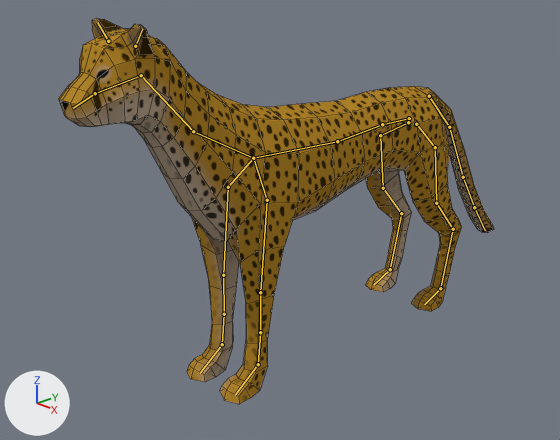
A saved change to the Blender file Assets/Art/3D/Cheetah/Cheetah_Blender.blend.
Both versions are drawn from a 50 mm camera at (3.65, -4.11, 2.9) aimed at (-0.26, -0.38, 0.92). Arrows for +X, +Y and +Z are at lower left; the lights stay in place. The picture after the commit comes second. Both versions are drawn at frame 1 of the action 'Cheetah_Jump'; the numbers are the values there. The bones that change, and the others that lie on the model, are drawn over the model as lines. Mesh edges are drawn as thin lines.

In view in the first picture: 'Cheetah'.
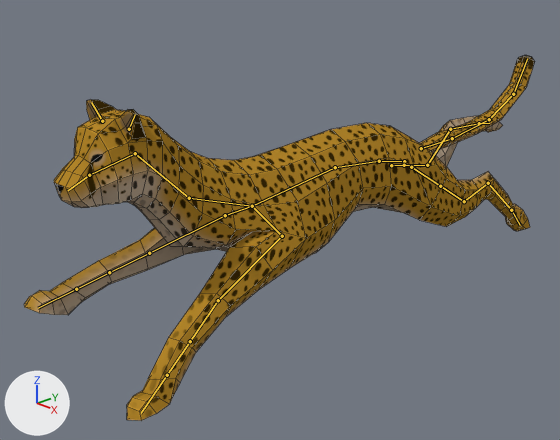
The change in detail:
Bone 'Hip' (bone_hip) moves from (0.0, 0.0, 0.0) to (0.0, 0.024, 0.345).
Bone 'Hip' (bone_hip) turns from (0, 0, 0) to (-11, 0, 0) degrees about its own x, y and z.
Bone 'Spine.001' (bone_spine_001) turns from (0, 0, 0) to (1, 0, 0) degrees about its own x, y and z.
Bone 'Spine.002' (bone_spine_002) turns from (0, 0, 0) to (20, 0, 0) degrees about its own x, y and z.
Bone 'Neck.002' (bone_neck_002) turns from (0, 0, 0) to (-6, 0, 0) degrees about its own x, y and z.
Bone 'Head' (bone_head) turns from (0, 0, 0) to (-3, 0, 0) degrees about its own x, y and z.
Bone 'FrontLeg.001.R' (bone_frontleg_001_r) turns from (0, 0, 0) to (0, 1, 24) degrees about its own x, y and z.
Bone 'FrontLeg.002.R' (bone_frontleg_002_r) turns from (0, 0, 0) to (-83, -2, -21) degrees about its own x, y and z.
Bone 'FrontLeg.003.R' (bone_frontleg_003_r) turns from (0, 0, 0) to (-5, 2, 0) degrees about its own x, y and z.
Bone 'FrontLeg.004.R' (bone_frontleg_004_r) turns from (0, 0, 0) to (6, -2, -1) degrees about its own x, y and z.
Bone 'FrontLeg.005.R' (bone_frontleg_005_r) turns from (0, 0, 0) to (49, 5, 7) degrees about its own x, y and z.
Bone 'FrontLeg.001.L' (bone_frontleg_001_l) turns from (0, 0, 0) to (6, 23, -21) degrees about its own x, y and z.
Bone 'FrontLeg.002.L' (bone_frontleg_002_l) turns from (0, 0, 0) to (-91, -7, 9) degrees about its own x, y and z.
Bone 'FrontLeg.003.L' (bone_frontleg_003_l) turns from (0, 0, 0) to (8, 7, 4) degrees about its own x, y and z.
Bone 'FrontLeg.004.L' (bone_frontleg_004_l) turns from (0, 0, 0) to (7, 11, 1) degrees about its own x, y and z.
Bone 'FrontLeg.005.L' (bone_frontleg_005_l) turns from (0, 0, 0) to (49, -9, -11) degrees about its own x, y and z.
Bone 'BackLeg.001.R' (bone_backleg_001_r) moves from (0.0, 0.0, 0.0) to (0.29, 0.176, 0.067).
Bone 'BackLeg.001.R' (bone_backleg_001_r) turns from (0, 0, 0) to (48, -34, -10) degrees about its own x, y and z.
Bone 'BackLeg.002.R' (bone_backleg_002_r) turns from (0, 0, 0) to (18, -10, 6) degrees about its own x, y and z.
Bone 'BackLeg.003.R' (bone_backleg_003_r) turns from (0, 0, 0) to (20, 2, 6) degrees about its own x, y and z.
Bone 'BackLeg.004.R' (bone_backleg_004_r) turns from (0, 0, 0) to (7, -1, 3) degrees about its own x, y and z.
Bone 'BackLeg.005.R' (bone_backleg_005_r) turns from (0, 0, 0) to (51, 0, 1) degrees about its own x, y and z.
Bone 'Tail.001' (bone_tail_001) moves from (0.0, 0.0, 0.0) to (0.0, 0.246, -0.351).
Bone 'Tail.001' (bone_tail_001) turns from (0, 0, 0) to (45, 0, 0) degrees about its own x, y and z.
Bone 'Tail.002' (bone_tail_002) turns from (0, 0, 0) to (23, 0, 0) degrees about its own x, y and z.
Bone 'Tail.003' (bone_tail_003) turns from (0, 0, 0) to (12, 0, 0) degrees about its own x, y and z.
Bone 'Tail.004' (bone_tail_004) turns from (0, 0, 0) to (30, 0, 0) degrees about its own x, y and z.
Bone 'BackLeg.001.L' (bone_backleg_001_l) moves from (0.0, 0.0, 0.0) to (-0.29, 0.176, 0.067).
Bone 'BackLeg.001.L' (bone_backleg_001_l) turns from (0, 0, 0) to (31, 18, 3) degrees about its own x, y and z.
Bone 'BackLeg.002.L' (bone_backleg_002_l) turns from (0, 0, 0) to (19, 7, -5) degrees about its own x, y and z.
Bone 'BackLeg.003.L' (bone_backleg_003_l) turns from (0, 0, 0) to (6, -1, -4) degrees about its own x, y and z.
Bone 'BackLeg.004.L' (bone_backleg_004_l) turns from (0, 0, 0) to (4, 1, -3) degrees about its own x, y and z.
Bone 'BackLeg.005.L' (bone_backleg_005_l) turns from (0, 0, 0) to (46, 0, 0) degrees about its own x, y and z.

What differs and where, as boxes (x1, y1, x2, y2) in the pictures (560 x 440 px):
'Cheetah', posed (17% wider): before (58, 19, 494, 404); after (24, 55, 535, 420)
bone 'Hip', root to tip: before (409, 118) to (382, 124); after (404, 161) to (379, 161)
bone 'Spine.001', root to tip: before (382, 124) to (337, 141); after (379, 161) to (335, 167)
bone 'Spine.002', root to tip: before (337, 141) to (253, 158); after (335, 167) to (252, 206)
bone 'Neck.002', root to tip: before (193, 131) to (141, 75); after (189, 198) to (135, 153)
bone 'Head', root to tip: before (141, 75) to (95, 93); after (135, 153) to (89, 175)
bone 'FrontLeg.001.R', root to tip: before (253, 158) to (228, 187); after (252, 206) to (225, 215)
bone 'FrontLeg.002.R', root to tip: before (228, 187) to (223, 275); after (225, 215) to (149, 253)
bone 'FrontLeg.003.R', root to tip: before (223, 275) to (224, 314); after (149, 253) to (109, 272)
bone 'FrontLeg.004.R', root to tip: before (224, 314) to (222, 344); after (109, 272) to (76, 289)
bone 'FrontLeg.005.R', root to tip: before (222, 344) to (200, 373); after (76, 289) to (38, 308)
bone 'FrontLeg.001.L', root to tip: before (253, 158) to (267, 200); after (252, 206) to (282, 236)
bone 'FrontLeg.002.L', root to tip: before (267, 200) to (260, 292); after (282, 236) to (218, 300)
bone 'FrontLeg.003.L', root to tip: before (260, 292) to (260, 332); after (218, 300) to (190, 341)
bone 'FrontLeg.004.L', root to tip: before (260, 332) to (258, 364); after (190, 341) to (167, 375)
bone 'FrontLeg.005.L', root to tip: before (258, 364) to (235, 395); after (167, 375) to (141, 413)
bone 'BackLeg.001.R', root to tip: before (408, 122) to (380, 135); after (404, 165) to (391, 165)
bone 'BackLeg.002.R', root to tip: before (380, 135) to (383, 188); after (391, 165) to (427, 165)
bone 'BackLeg.003.R', root to tip: before (383, 188) to (401, 213); after (427, 165) to (450, 129)
bone 'BackLeg.004.R', root to tip: before (401, 213) to (390, 269); after (450, 129) to (479, 123)
bone 'BackLeg.005.R', root to tip: before (390, 269) to (374, 284); after (479, 123) to (489, 123)
bone 'Tail.001', root to tip: before (429, 96) to (449, 127); after (421, 148) to (452, 138)
bone 'Tail.002', root to tip: before (449, 127) to (463, 177); after (452, 138) to (489, 119)
bone 'Tail.003', root to tip: before (463, 177) to (474, 207); after (489, 119) to (513, 94)
bone 'Tail.004', root to tip: before (474, 207) to (485, 230); after (513, 94) to (527, 58)
bone 'BackLeg.001.L', root to tip: before (416, 124) to (435, 147); after (411, 167) to (440, 186)
bone 'BackLeg.002.L', root to tip: before (435, 147) to (436, 203); after (440, 186) to (464, 201)
bone 'BackLeg.003.L', root to tip: before (436, 203) to (453, 229); after (464, 201) to (488, 183)
bone 'BackLeg.004.L', root to tip: before (453, 229) to (440, 288); after (488, 183) to (511, 210)
bone 'BackLeg.005.L', root to tip: before (440, 288) to (424, 304); after (511, 210) to (520, 225)
